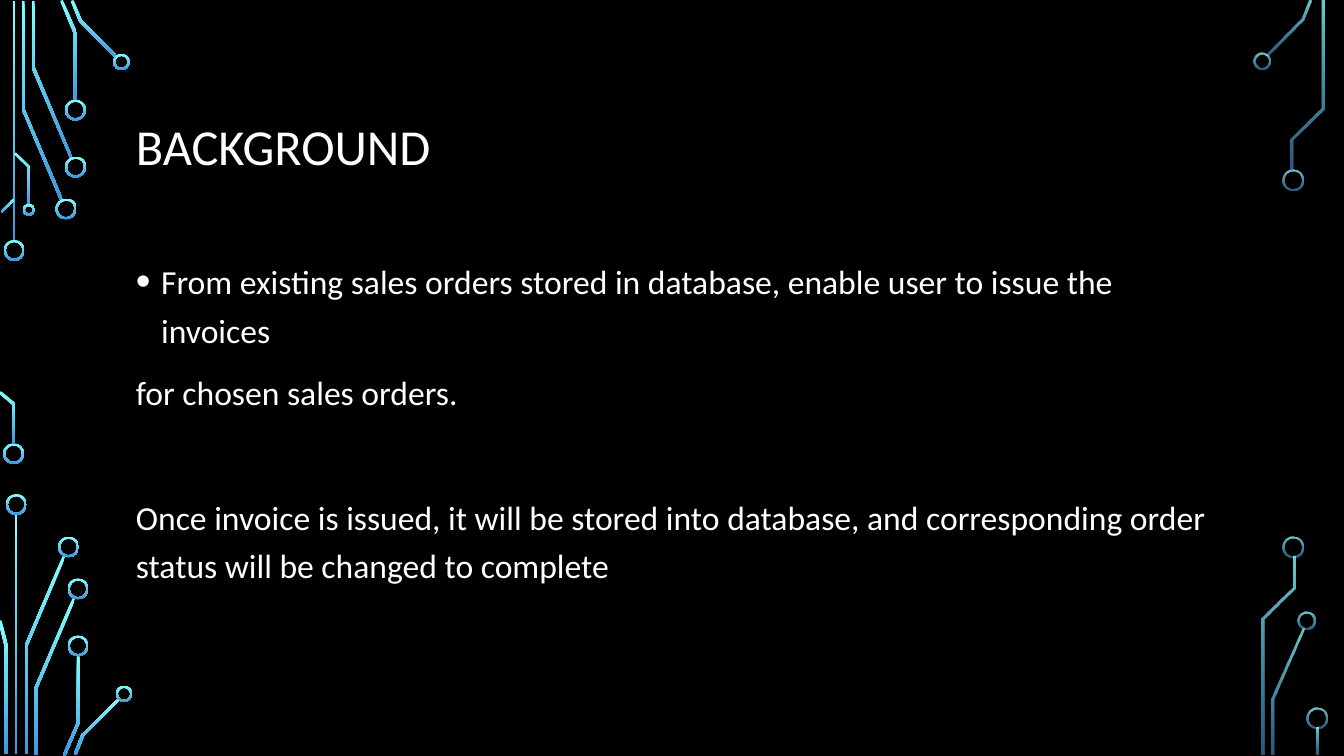
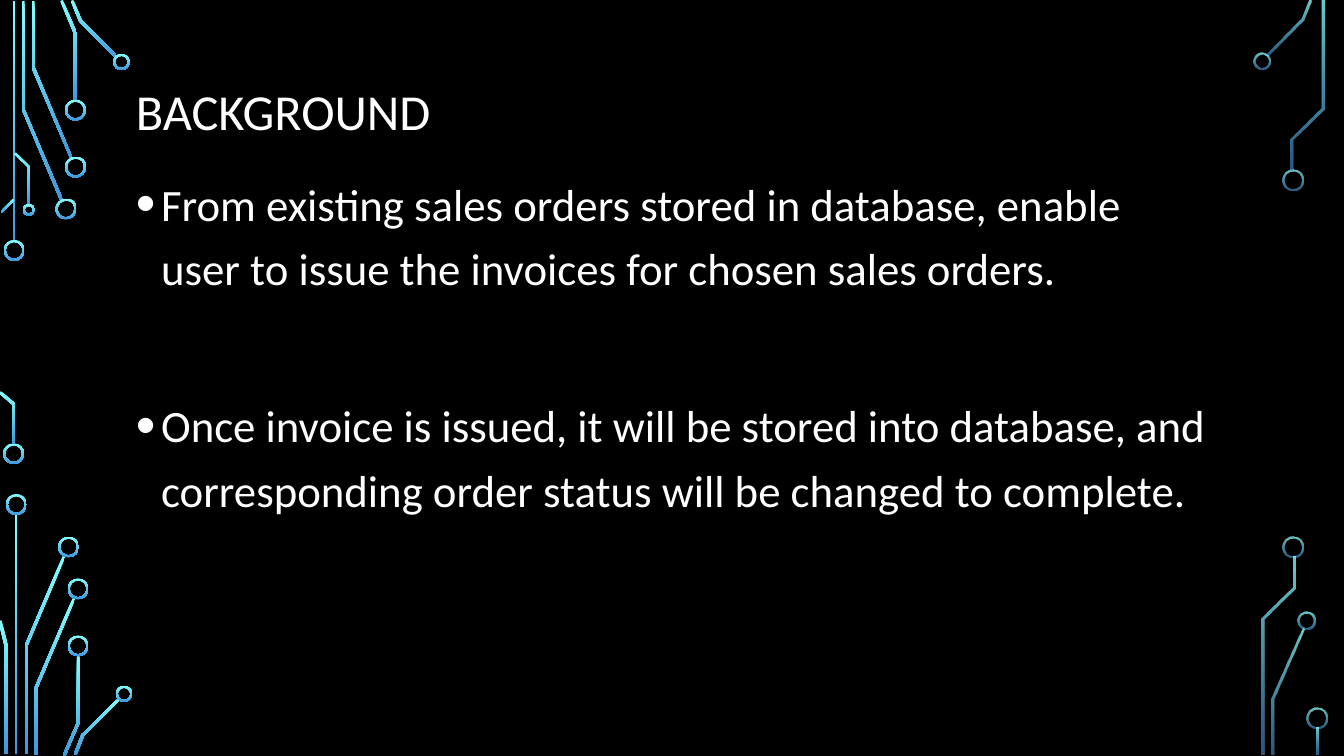
Before and after one commit to zdf22018/project_sales_order_invoicing, a slide deck: slide 2 of Sales Order and invoicing – desktop program.pptx. Drawn at 1344x756 pixels with LibreOffice and Linux fonts; fonts in the diff are those of the drawing; background and template pictures are left out. Boxes give left, top, right and bottom in pixels: in the first picture for what was removed or moved away, otherwise in the second. Text is boxed around its words. In the diff, an @@ line names an element or a change of style, - is before the commit and + after.

Commit message:
ppx updated, fixed the orderstatus count

```diff
--- a/Sales Order and invoicing – desktop program.pptx
+++ b/Sales Order and invoicing – desktop program.pptx
@@ title "BACKGROUND": place and size @@
-title "BACKGROUND" at box(136, 132, 431, 166)
+title "BACKGROUND" at box(136, 97, 431, 131)
@@ text at box(161, 190, 1205, 515): text changed; size 24 to 32 pt @@
-• From existing sales orders stored in database, enable user to issue the invoices
-for chosen sales orders.
-Once invoice is issued, it will be stored into database, and corresponding order status will be changed to complete
+• From existing sales orders stored in database, enable user to issue the invoices for chosen sales orders.
+• Once invoice is issued, it will be stored into database, and corresponding order status will be changed to complete.
```
Also in this commit, not shown: 7 other slides changed, 7 slides added, 2 slides removed, 20 other files.
